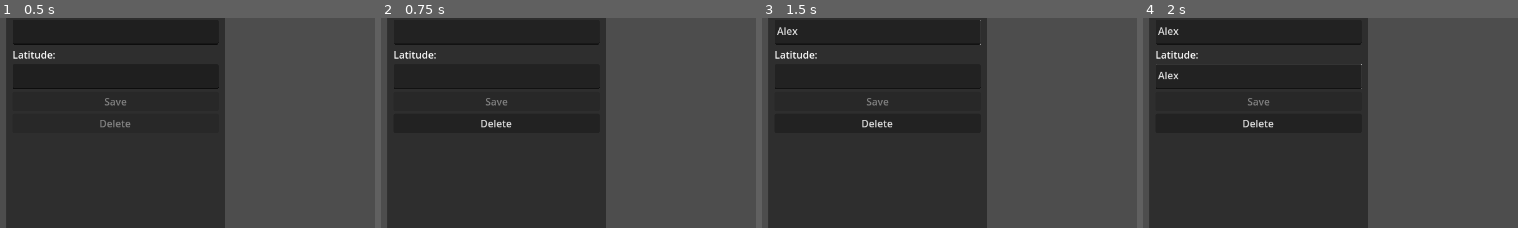
Above: before the commit, frames 1-4 (left to right).
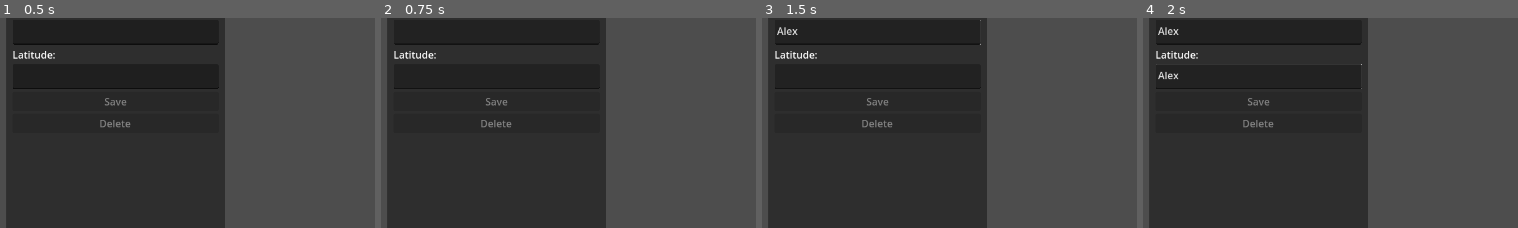
Above: after the commit, the same moments.

Repository: NotYetTerminal/Interactive-Map-SETU-Carlow
Game: Godot game, scene res://root.tscn
Same seed, same stepped clock (60 frames per second), same inputs: the game is played once before the commit and once after it. The engine's default icon, where the game draws it, is replaced by a stand-in: a white triangle on a blue panel in a dark square.
Inputs (mouse positions are % of the whole screen's width and height, from its top left):
- Up to frame 1 (0.5 s): no input
- Up to frame 2 (0.75 s): click "Edit Mode" at 0.5 s
- Up to frame 3 (1.5 s): click (15, 17) at 1.27 s; type "Alex" at 1.35 s
- Up to frame 4 (2 s): click (15, 27) at 1.5 s; type "Alex" at 1.58 s
The pictures show only the part of the screen within x 0-50%, y 13-63%; the shares and areas given below are measured in that part.

Frame 1 is identical in both runs. In frame 2, 0.1% of the frame differs, in the area x 26-35%, y 48-52%; in frame 3, 0.1%; in frame 4, 0.1%.
Error in both runs: Invalid operands 'String' and 'int' in operator '+'. (res://firebase/firebase_connector.gd:62)

Commit message:
UI fix for deletion

Diff:
--- a/interactive-map-of-setu-carlow/managers/pathfinder.gd
+++ b/interactive-map-of-setu-carlow/managers/pathfinder.gd
@@ -14,6 +14,9 @@
 
 func get_waypoint(waypoint_id: String) -> Waypoint:
 	return _all_waypoints[waypoint_id]
+
+func remove_waypoint(waypoint_id: String) -> void:
+	var _erased: bool = _all_waypoints.erase(waypoint_id)
 
 # Changes edit mode for waypoints
 func _on_ui_root_edit_mode_toggled() -> void:
--- a/interactive-map-of-setu-carlow/structures/waypoint.gd
+++ b/interactive-map-of-setu-carlow/structures/waypoint.gd
@@ -92,6 +92,7 @@
 		waypoint.remove_connection(id)
 
 	await Globals.delete_structure(collection_path, id)
+	Globals.pathfinder.remove_waypoint(id)
 	self.queue_free()
 
 # Removes the id passed in from the connections
--- a/interactive-map-of-setu-carlow/ui/ui_root.gd
+++ b/interactive-map-of-setu-carlow/ui/ui_root.gd
@@ -28,7 +28,7 @@
 func check_save_and_delete_buttons() -> void:
 	save_button.disabled = selected_structure == null or not Globals.edit_mode
 	# Delete button not used for Base Map
-	delete_button.disabled = selected_structure is BaseMap or not Globals.edit_mode
+	delete_button.disabled = selected_structure == null or selected_structure is BaseMap or not Globals.edit_mode
 
 # Change the editable status of all Text Edits
 func change_text_edits() -> void:
@@ -146,6 +146,8 @@
 
 # Save variables on Save button press
 func _on_save_button_pressed() -> void:
+	if selected_structure == null:
+		return
 	if selected_structure is BaseMap:
 		@warning_ignore("unsafe_property_access")
 		@warning_ignore("unsafe_call_argument")
@@ -206,6 +208,8 @@
 
 
 func _on_start_button_pressed() -> void:
+	if selected_structure == null:
+		return
 	# If previously selected change back colour
 	if starting_waypoint != null:
 		starting_waypoint.change_colour(Color.LIGHT_GRAY)
@@ -218,6 +222,8 @@
 	check_pathfinding_button()
 
 func _on_target_button_pressed() -> void:
+	if selected_structure == null:
+		return
 	# If previously selected change back colour
 	if end_waypoint != null:
 		end_waypoint.change_colour(Color.LIGHT_GRAY)
@@ -292,3 +298,4 @@
 	if selected_structure is not BaseMap:
 		selected_structure.delete_itself()
 		delete_confirmation_panel.visible = false
+		selected_structure = null
